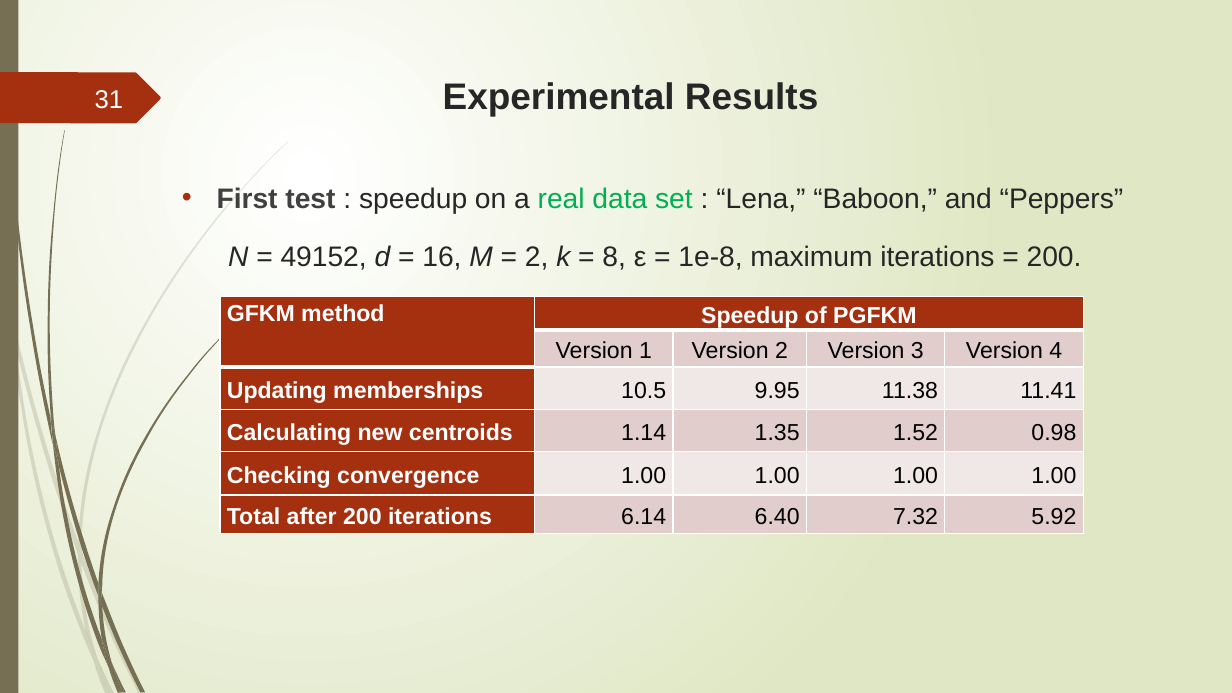
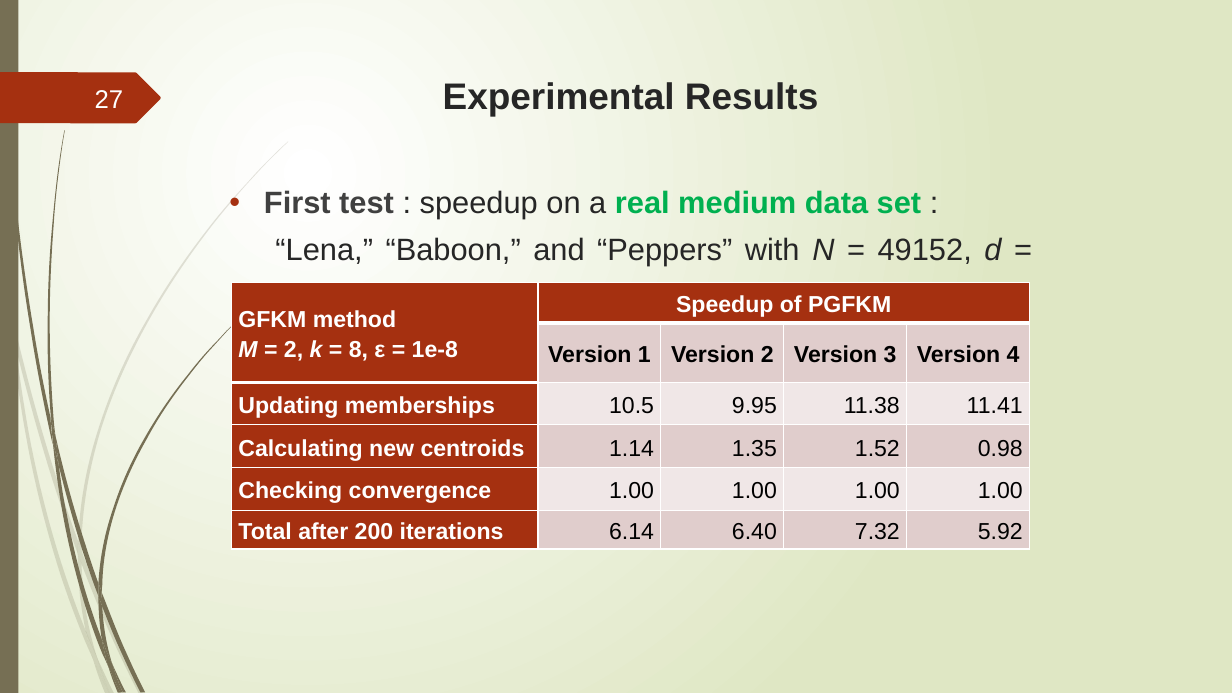
Before and after one commit to trungvdhp/master-ntou, a slide deck: slide 27 of ImageProcessing/Speeding up GFKM.pptx (slide 31 before the commit). Drawn at 1232x693 pixels with LibreOffice and Linux fonts; fonts in the diff are those of the drawing. Boxes give left, top, right and bottom in pixels: in the first picture for what was removed or moved away, otherwise in the second. Text is boxed around its words. In the diff, an @@ line names an element or a change of style, - is before the commit and + after.

```diff
--- a/ImageProcessing/Speeding up GFKM.pptx
+++ b/ImageProcessing/Speeding up GFKM.pptx
@@ page number at (95,90,124,108): text changed @@
-31
+27
@@ text at (264,190,1001,265): text changed; size 22 to 24 pt @@
-• First test : speedup on a real data set : “Lena,” “Baboon,” and “Peppers”
-N = 49152, d = 16, M = 2, k = 8, ε = 1e-8, maximum iterations = 200.
+• First test : speedup on a real medium data set :
+“Lena,” “Baboon,” and “Peppers” with N = 49152, d = 16.
@@ table at (232,283,1031,544) @@
-row 1, column 1: GFKM method
+row 1, column 1: GFKM method / M = 2, k = 8, ε = 1e-8
@@ bold on in "Version 1", "Version 2", "Version 3", "Version 4" @@
@@ table: place and size @@
-table at (220,297,1083,534)
+table at (232,283,1031,544)
```
Also in this commit, not shown: 27 other slides changed, 1 slide added, 5 slides removed, 3 other files.
